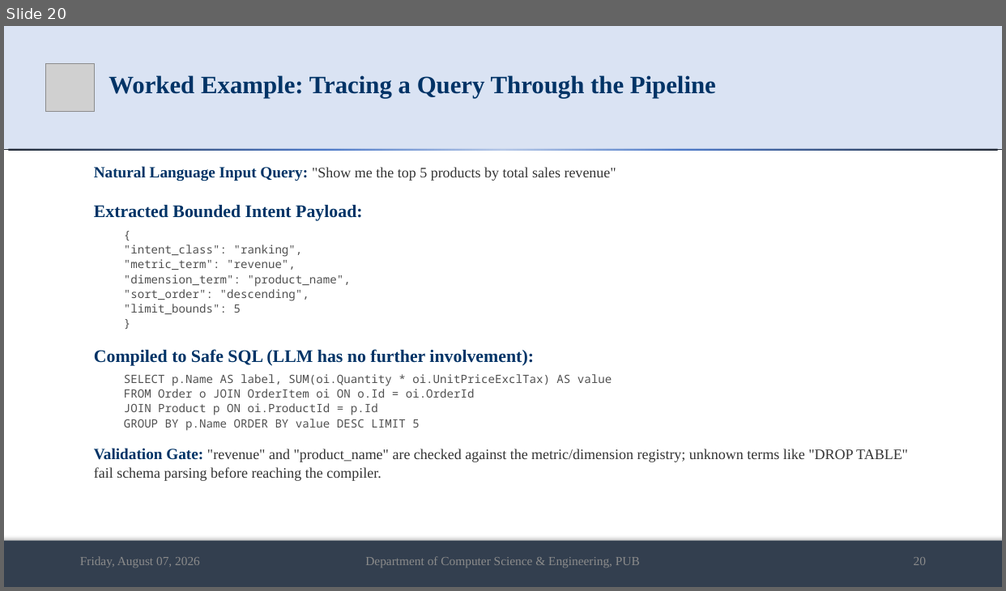
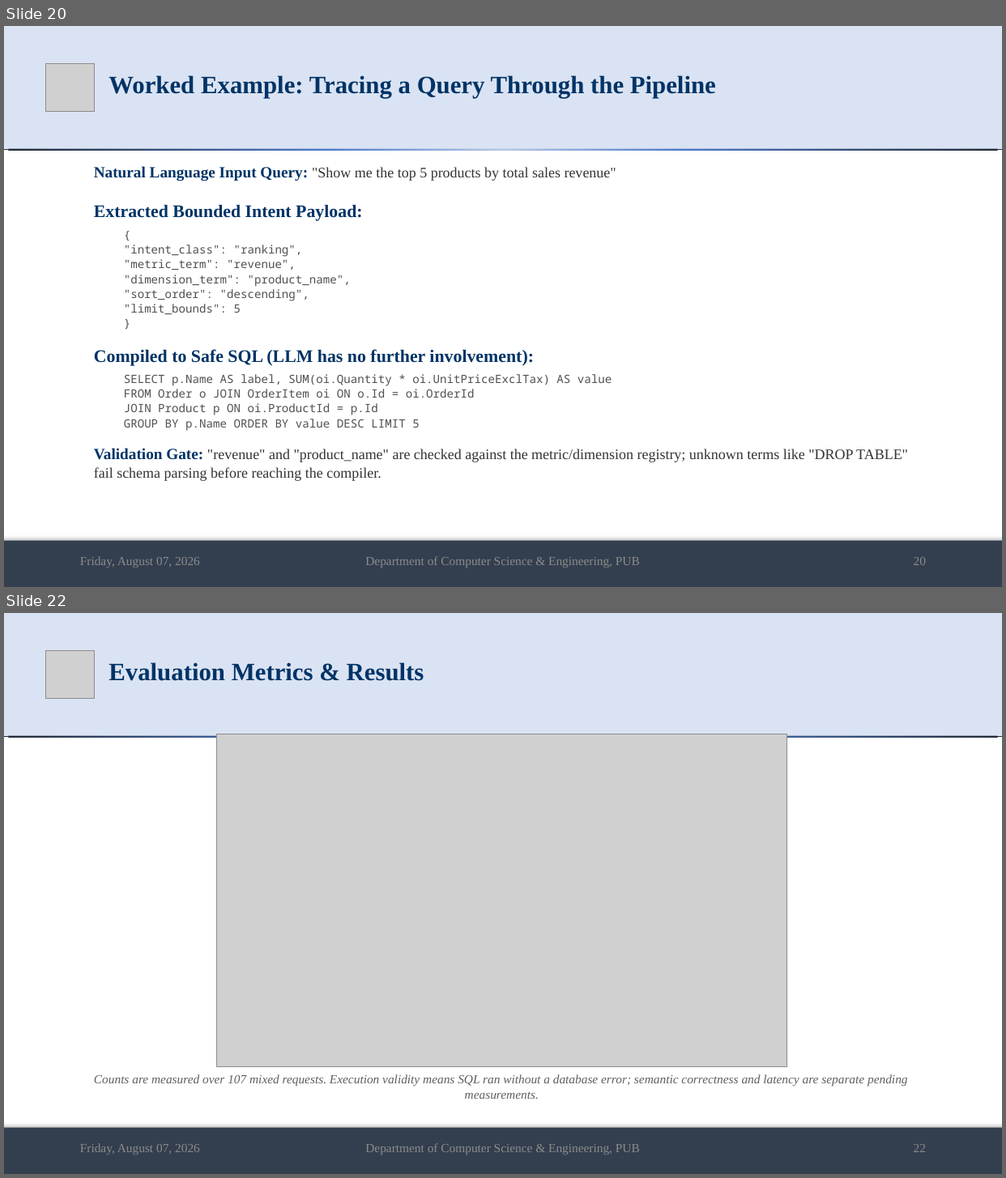
Before and after one commit to md-riaz/AEGIS-Research, a slide deck: docs/scripts/Md_Riaz_Mid_Defense_Final_0322310105101024.pptx. Shown one above the other, each under a label of ours: slide 20 before the commit, slides 20 and 22 after it; the slides between them are not shown. The pictures are 1006x591 and 1006x1178 pixels, drawn with LibreOffice and Linux fonts; fonts in the diff are those of the drawing; grey boxes stand for pictures. Boxes give left, top, right and bottom in pixels: in the first picture for what was removed or moved away, otherwise in the second. Text is boxed around its words. In the diff, an @@ line names an element or a change of style, - is before the commit and + after.

```diff
--- a/docs/scripts/Md_Riaz_Mid_Defense_Final_0322310105101024.pptx
+++ b/docs/scripts/Md_Riaz_Mid_Defense_Final_0322310105101024.pptx
@@ slide 22 added at (x1=4, y1=613, x2=1002, y2=1174), background #FFFFFF @@
@@ rectangle added at (x1=4, y1=613, x2=1002, y2=736), fill #DAE3F3 @@
@@ picture added at (x1=46, y1=650, x2=95, y2=698) @@
@@ title added at (x1=108, y1=662, x2=424, y2=681), 24 pt, text #003366, bold @@
+Evaluation Metrics & Results
@@ rectangle added at (x1=4, y1=736, x2=1002, y2=737), fill gradient #B4C7E7 to #4D79C7 to #222A35 @@
@@ picture added at (x1=216, y1=735, x2=788, y2=1067) @@
@@ text added at (x1=94, y1=1075, x2=908, y2=1099), 12 pt, text #5F5F5F, italic @@
+Counts are measured over 107 mixed requests. Execution validity means SQL ran without a database error; semantic correctness and latency are separate pending measurements.
@@ rectangle added at (x1=4, y1=1128, x2=1002, y2=1174), fill #333F50 @@
@@ text added at (x1=80, y1=1144, x2=200, y2=1155), 12 pt, text #8C8C8C @@
+Friday, August 07, 2026
@@ text added at (x1=365, y1=1144, x2=640, y2=1155), 12 pt, text #8C8C8C @@
+Department of Computer Science & Engineering, PUB
@@ text added at (x1=914, y1=1144, x2=926, y2=1152), 12 pt, text #8C8C8C @@
+22
```
Also in this commit, not shown: 12 slides changed, 33 other files.
